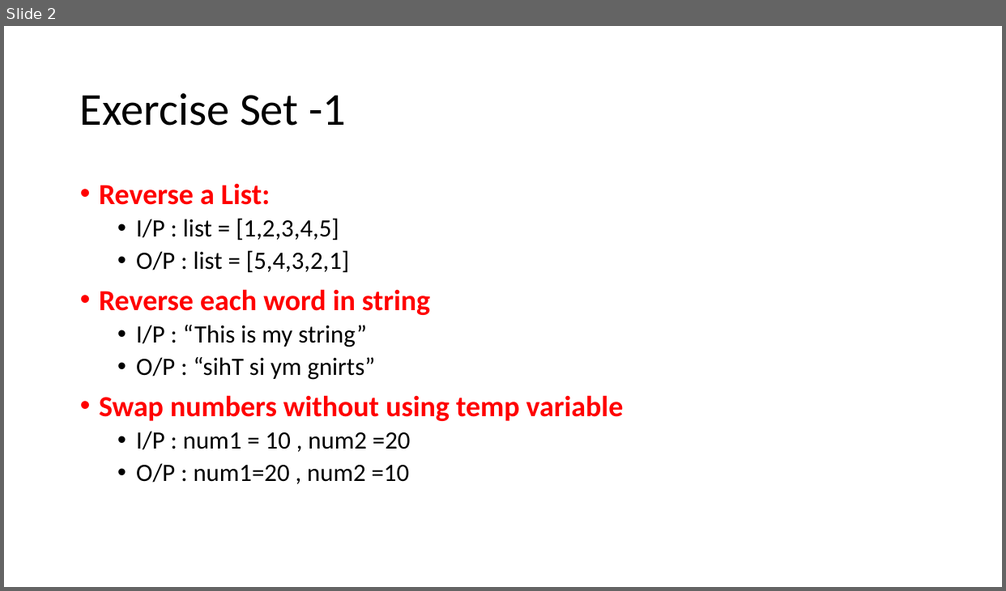
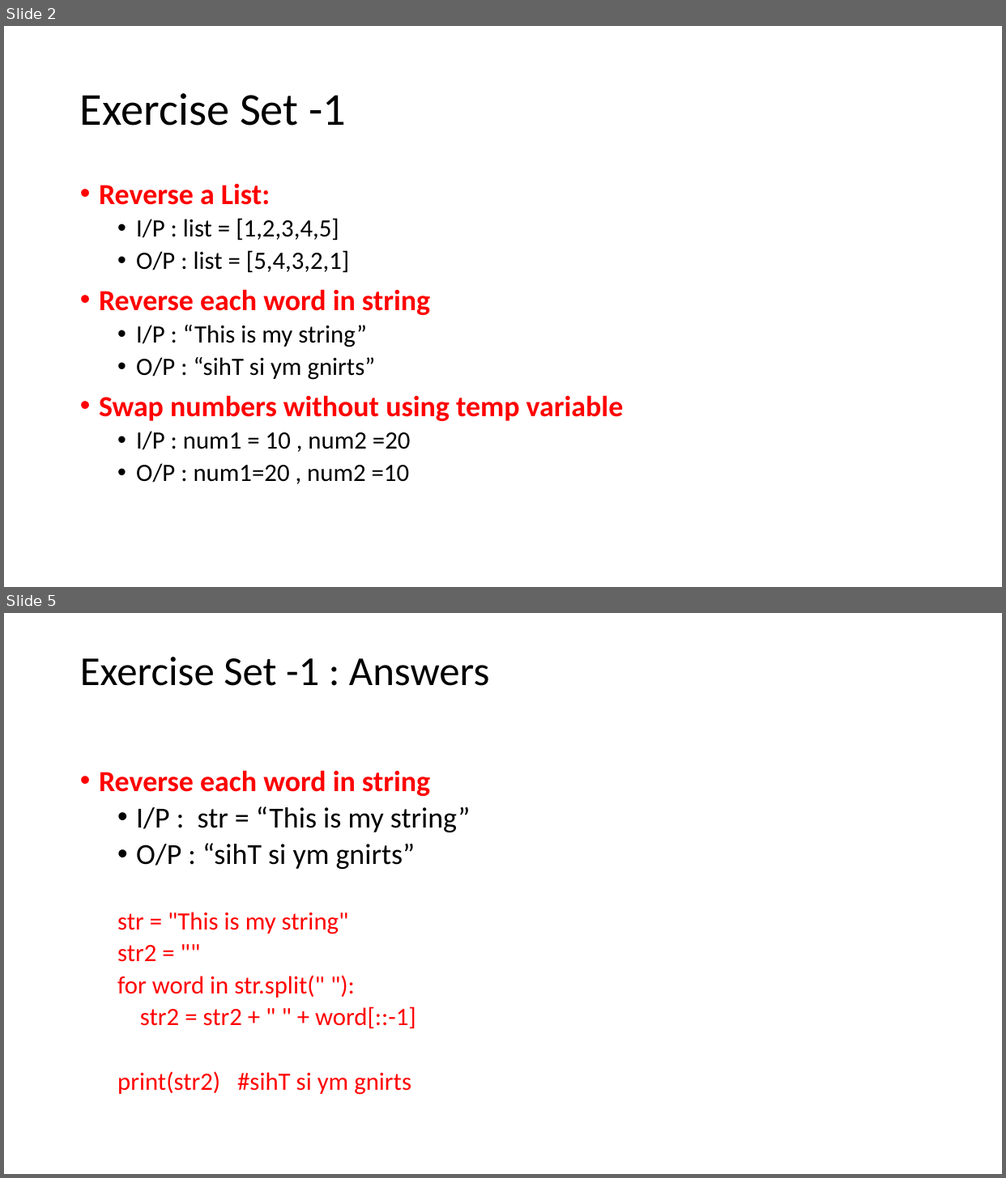
Before and after one commit to techatronian/SeleniumPython_AugBatch, a slide deck: Exercises.pptx. Shown one above the other, each under a label of ours: slide 2 before the commit, slides 2 and 5 after it; the slides between them are not shown. The pictures are 1006x591 and 1006x1178 pixels, drawn with LibreOffice and Linux fonts; fonts in the diff are those of the drawing. Boxes give left, top, right and bottom in pixels: in the first picture for what was removed or moved away, otherwise in the second. Text is boxed around its words. In the diff, an @@ line names an element or a change of style, - is before the commit and + after.

Commit message:
added answers for exercise1

```diff
--- a/Exercises.pptx
+++ b/Exercises.pptx
@@ slide 5 added at (x1=4, y1=613, x2=1002, y2=1174), background #FFFFFF @@
@@ title added at (x1=80, y1=657, x2=490, y2=686), 39.6 pt, text #000000 @@
+Exercise Set -1 : Answers
@@ text added at (x1=99, y1=770, x2=470, y2=1095), 24 pt, text #FF0000 @@
+• Reverse each word in string
+  • I/P : str = “This is my string”
+  • O/P : “sihT si ym gnirts”
+  str = "This is my string"
+  str2 = ""
+  for word in str.split(" "):
+  str2 = str2 + " " + word[::-1]
+  print(str2) #sihT si ym gnirts
```
Also in this commit, not shown: 1 slide changed, 5 other slides added.
